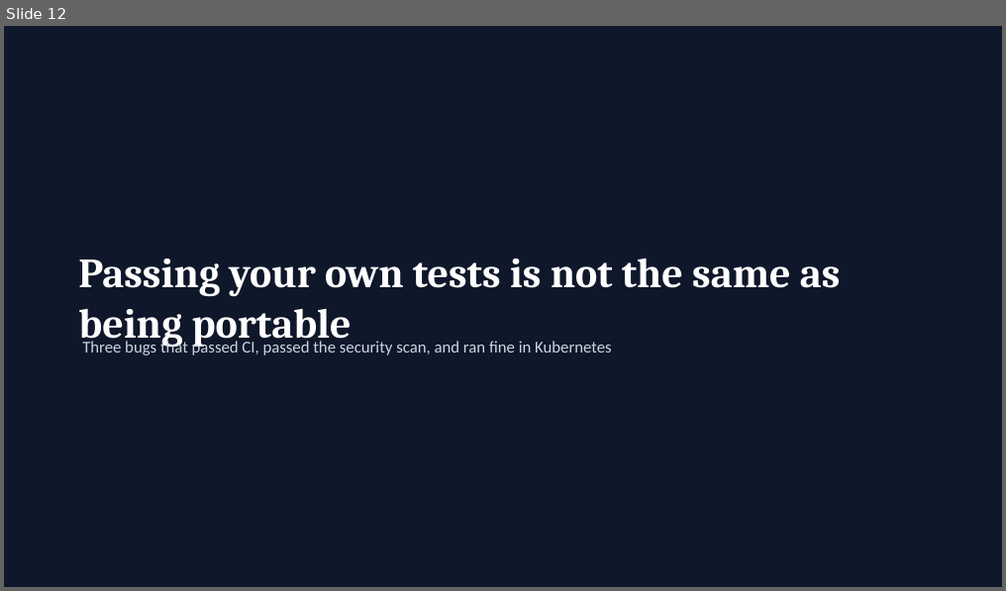
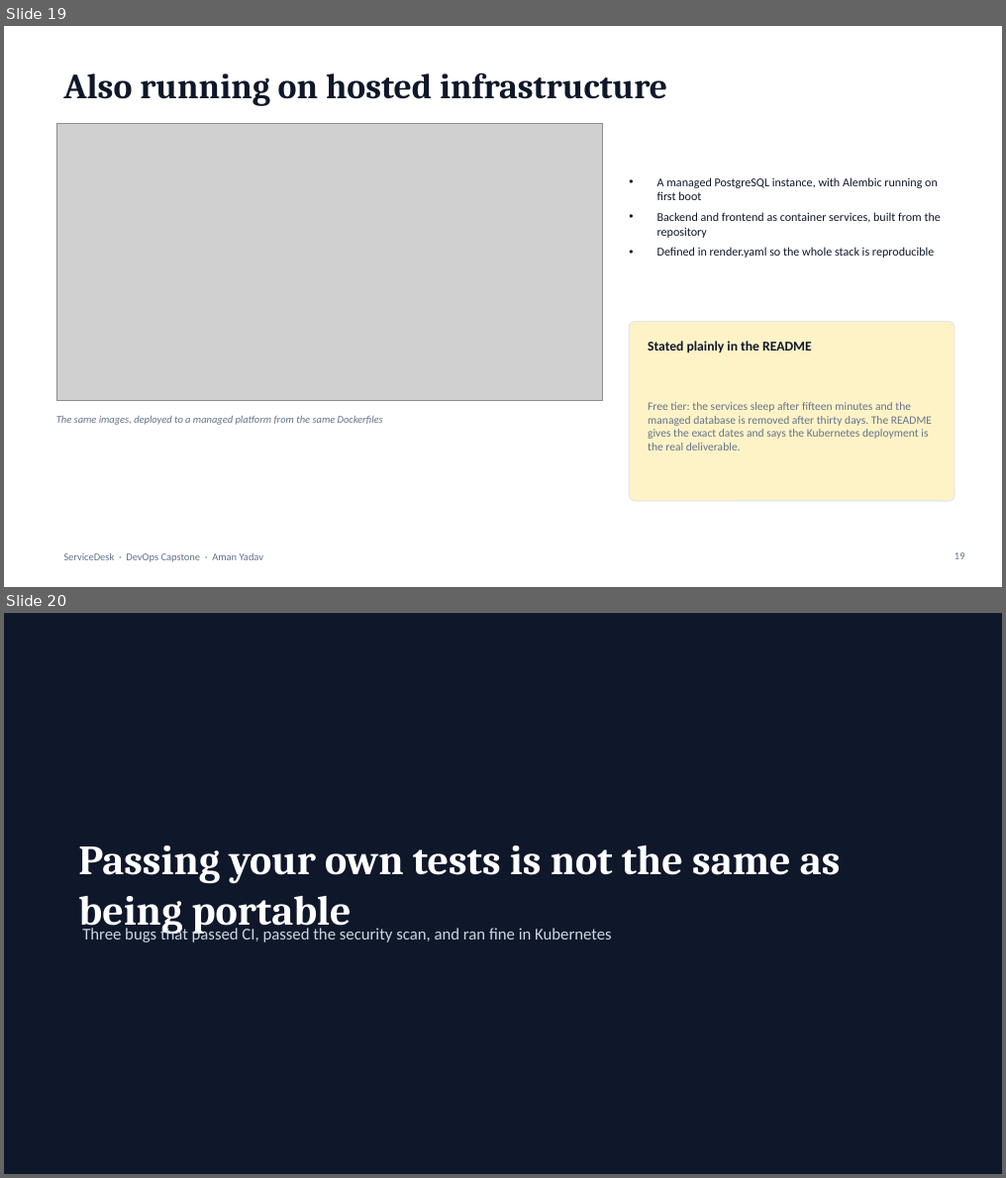
Before and after one commit to AmanYadav7015/devops-capstone-servicedesk, a slide deck: docs/deck/servicedesk-capstone.pptx. Shown one above the other, each under a label of ours: slide 12 before the commit, slides 19 and 20 after it. The pictures are 1006x591 and 1006x1178 pixels, drawn with LibreOffice and Linux fonts; fonts in the diff are those of the drawing; grey boxes stand for pictures. Boxes give left, top, right and bottom in pixels: in the first picture for what was removed or moved away, otherwise in the second. Text is boxed around its words. In the diff, an @@ line names an element or a change of style, - is before the commit and + after.

```diff
--- a/docs/deck/servicedesk-capstone.pptx
+++ b/docs/deck/servicedesk-capstone.pptx
@@ slide 19 added at (4, 26, 1002, 587), background #FFFFFF @@
@@ title added at (63, 73, 667, 106), 34 pt, text #0F172A, bold @@
+Also running on hosted infrastructure
@@ picture added at (56, 123, 603, 400) @@
@@ text added at (657, 177, 941, 258), 11.5 pt, text #0F172A @@
+• A managed PostgreSQL instance, with Alembic running on first boot
+• Backend and frontend as container services, built from the repository
+• Defined in render.yaml so the whole stack is reproducible
@@ rounded rectangle added at (629, 322, 954, 501), fill #FEF3C7, outline #E2E8F0 1 pt @@
@@ text added at (648, 341, 812, 353), 13 pt, text #0F172A, bold @@
+Stated plainly in the README
@@ text added at (648, 402, 932, 451), 11 pt, text #64748B @@
+Free tier: the services sleep after fifteen minutes and the managed database is removed after thirty days. The README gives the exact dates and says the Kubernetes deployment is the real deliverable.
@@ text added at (56, 415, 383, 425), 10 pt, text #64748B, italic @@
+The same images, deployed to a managed platform from the same Dockerfiles
@@ text added at (63, 554, 264, 563), 10 pt, text #64748B @@
+ServiceDesk · DevOps Capstone · Aman Yadav
@@ page number added at (954, 553, 965, 560), 10 pt, text #64748B @@
+19
@@ what was slide 12 is now slide 20 @@
```
Also in this commit, not shown: 9 slides changed, 9 other slides added, 2 slides removed, 1 other file.
